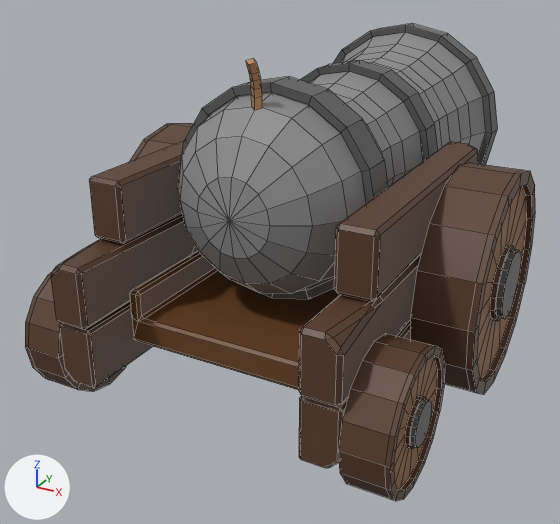
An edit to the FBX model Assets/Art/Models/Weapons/Cannons/Cannon.fbx, drawn before and after from the same camera.
Camera for both pictures: a camera (50 mm lens) standing at (3.51, -6.75, 4.55) and looking at (-0.27, 0.12, 1.11). Lighting does not change. The marker at lower left points along +X, +Y and +Z. Mesh edges are drawn as thin lines. Where no turn or scale is listed for an object, it has been applied to the vertices.

Objects in the first picture: 'Cannon_Back', 'Cannon_Front', 'Cannon_Platform', 'Wheels'.
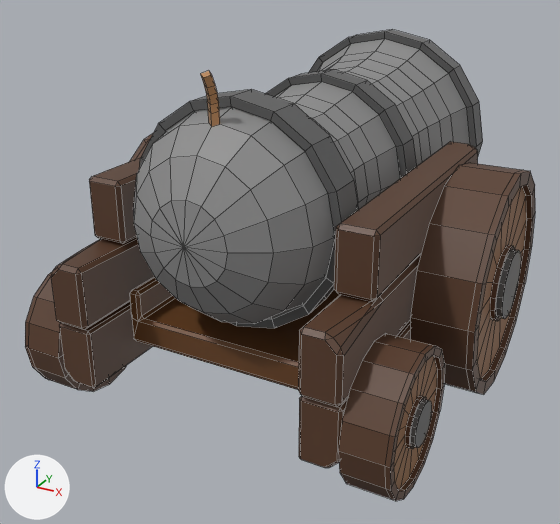
The newer file is also rescaled (x0.4), turned or shifted as a whole; pictures and numbers use the older file's frame.

Diff of the bpy script that builds the scene:
```diff
--- a/Assets/Art/Models/Weapons/Cannons/Cannon.fbx.py
+++ b/Assets/Art/Models/Weapons/Cannons/Cannon.fbx.py
@@ me_sphere_001 @@
 me_sphere_001.from_pydata(...)  # 153 vertices, 165 faces; spans x -1.0..1.0, y -0.82..0.0, z 0.0..2.35
 # used by ob_cannon_back; location = (0.0, -0.48, 1.12)
+# me_sphere_001 part 1: the whole mesh is moved by (0.0, -0.69, 0.0)
 me_sphere_001.materials.append(mat_material)
@@ me_sphere @@
 me_sphere.from_pydata(...)  # 368 vertices, 368 faces; spans x -1.23..1.23, y -0.01..3.81, z -1.23..1.23
 # used by ob_cannon_front; location = (0.0, -0.53, 2.12)
+# me_sphere part 2: the whole mesh is moved by (0.0, -0.69, 0.0)
 me_sphere.materials.append(mat_material)
```

Location of each change, (x1, y1, x2, y2) in pixels of the pictures (560 x 524 px):
'Cannon_Back', mesh moved
    before: (178, 58, 366, 294)
    after: (133, 71, 335, 324)
'Cannon_Front', mesh moved
    before: (182, 24, 498, 299)
    after: (139, 30, 483, 328)
